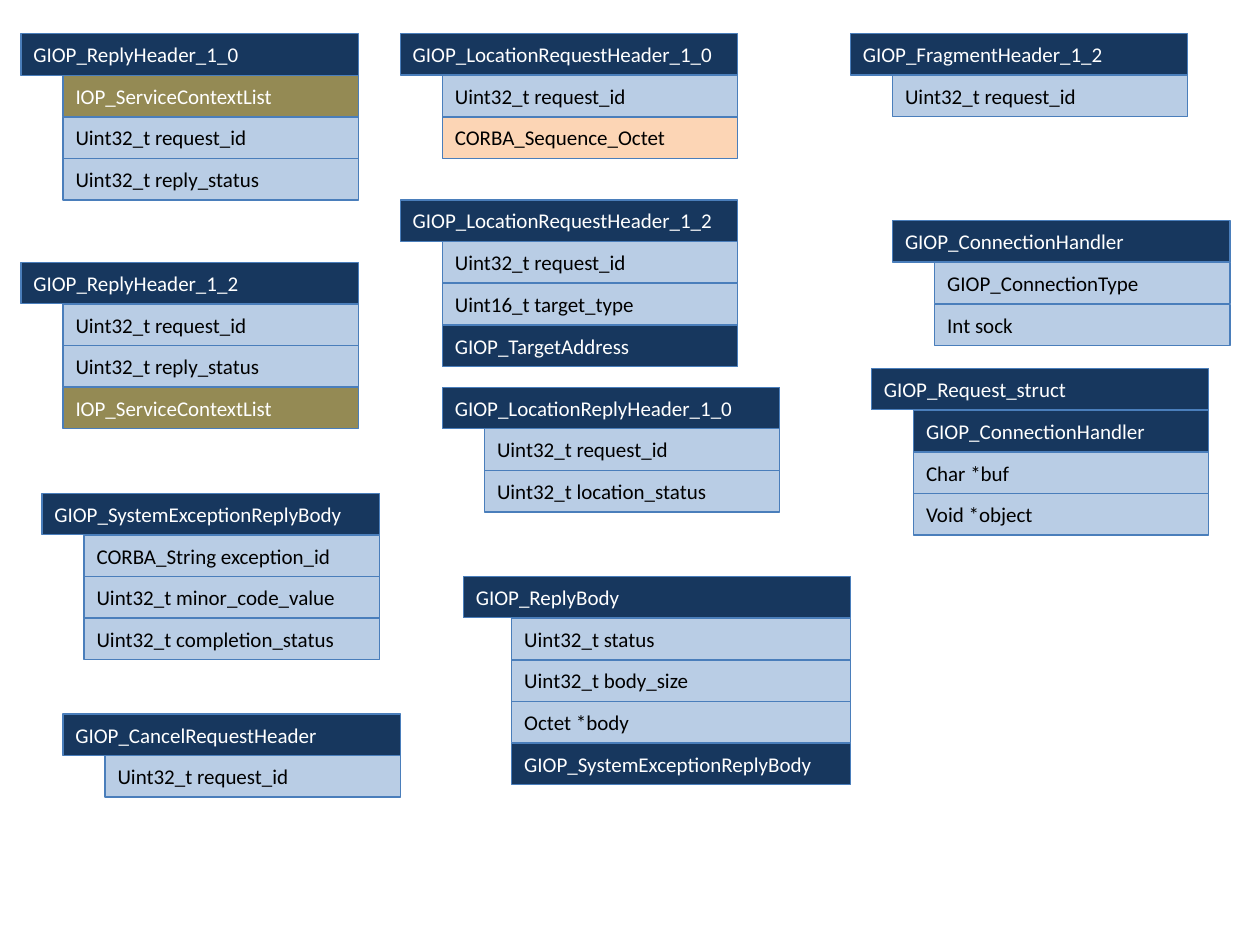
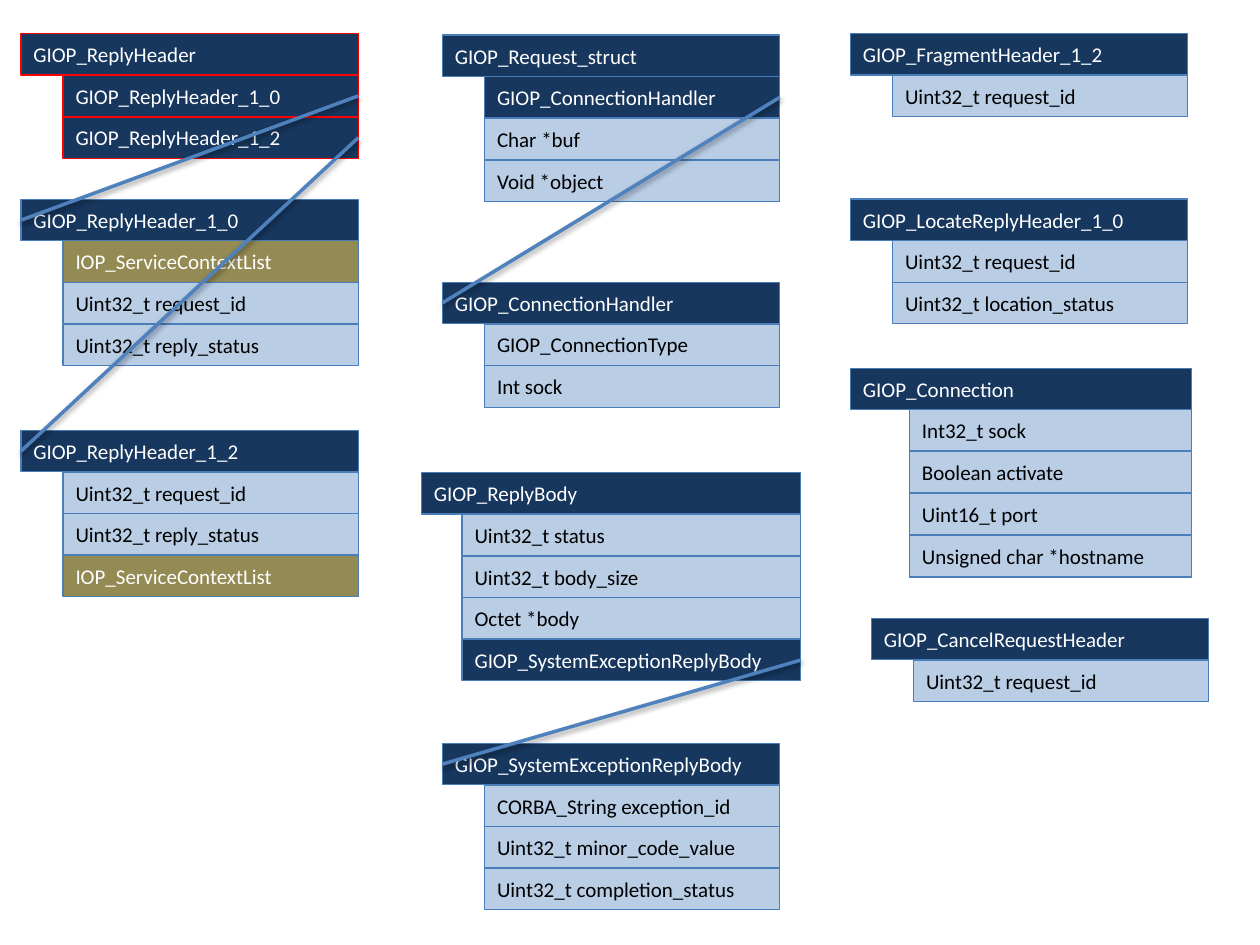
Before and after one commit to haraisao/OpenRTM-aist-C, a slide deck: slide 14 of doc/RtORB-struct-defs2.pptx (slide 11 before the commit). Drawn at 1260x945 pixels with LibreOffice and Linux fonts; fonts in the diff are those of the drawing. Boxes give left, top, right and bottom in pixels: in the first picture for what was removed or moved away, otherwise in the second. Text is boxed around its words. In the diff, an @@ line names an element or a change of style, - is before the commit and + after.

```diff
--- a/doc/RtORB-struct-defs2.pptx
+++ b/doc/RtORB-struct-defs2.pptx
@@ rectangle added at (21, 34, 359, 76), fill #17375E, outline #FF0000 0.75 pt, 12 pt, text #FFFFFF @@
+GIOP_ReplyHeader
@@ rectangle "GIOP_ReplyHeader_1_0": place and size @@
-rectangle "GIOP_ReplyHeader_1_0" at (401, 34, 738, 76)
+rectangle "GIOP_ReplyHeader_1_0" at (63, 76, 358, 117)
@@ rectangle "GIOP_ReplyHeader_1_0" at (63, 76, 358, 117): outline #4B7EBC 0.75 pt to #FF0000 0.75 pt @@
@@ text in rectangle at (76, 89, 281, 108): text changed @@
-GIOP_LocationRequestHeader_1_0
+GIOP_ReplyHeader_1_0
@@ rectangle removed at (442, 76, 737, 117) @@
-Uint32_t request_id
@@ line added from (358, 96) to (21, 220), #4F81BD 2 pt @@
@@ rectangle "GIOP_ReplyHeader_1_2" at (63, 117, 358, 159): outline #4B7EBC 0.75 pt to #FF0000 0.75 pt @@
@@ rectangle "GIOP_ReplyHeader_1_2": place and size @@
-rectangle "GIOP_ReplyHeader_1_2" at (401, 200, 738, 242)
+rectangle "GIOP_ReplyHeader_1_2" at (63, 117, 358, 159)
@@ rectangle removed at (442, 117, 737, 159) @@
-CORBA_Sequence_Octet
@@ line added from (442, 302) to (780, 97), #4F81BD 2 pt @@
@@ line added from (358, 137) to (21, 451), #4F81BD 2 pt @@
@@ text in rectangle at (76, 128, 281, 152): text changed @@
-GIOP_LocationRequestHeader_1_2
+GIOP_ReplyHeader_1_2
@@ 4 rectangles: place and size @@
-4 rectangles at (872, 368, 1210, 536)
+4 rectangles at (442, 35, 780, 202)
@@ rectangle "GIOP_LocateReplyHeader_1_0": place and size @@
-rectangle "GIOP_LocateReplyHeader_1_0" at (442, 387, 780, 428)
+rectangle "GIOP_LocateReplyHeader_1_0" at (850, 199, 1188, 241)
@@ text in rectangle at (863, 213, 1123, 232): text changed @@
-GIOP_LocationReplyHeader_1_0
+GIOP_LocateReplyHeader_1_0
@@ rectangle removed at (442, 242, 737, 284) @@
-Uint32_t request_id
@@ rectangle "Uint32_t request_id": place and size @@
-rectangle "Uint32_t request_id" at (485, 428, 780, 470)
+rectangle "Uint32_t request_id" at (892, 241, 1187, 282)
@@ rectangle removed at (442, 284, 737, 325) @@
-Uint16_t target_type
@@ rectangle "Uint32_t location_status": place and size @@
-rectangle "Uint32_t location_status" at (485, 470, 780, 512)
+rectangle "Uint32_t location_status" at (892, 282, 1187, 324)
@@ 4 rectangles: place and size @@
-4 rectangles at (21, 34, 359, 200)
+4 rectangles at (21, 199, 359, 365)
@@ rectangle removed at (442, 325, 737, 367) @@
-GIOP_TargetAddress
@@ 3 rectangles: place and size @@
-3 rectangles at (892, 220, 1230, 346)
+3 rectangles at (442, 282, 780, 407)
@@ rectangle "GIOP_ReplyBody": place and size @@
-rectangle "GIOP_ReplyBody" at (464, 577, 850, 619)
+rectangle "GIOP_ReplyBody" at (422, 472, 801, 514)
@@ 4 rectangles: place and size @@
-4 rectangles at (21, 262, 359, 428)
+4 rectangles at (21, 431, 359, 597)
@@ group added at (850, 368, 1192, 577): 5 rectangles @@
+GIOP_Connection
+Int32_t sock
+Boolean activate
+Uint16_t port
+Unsigned char *hostname
@@ rectangle "GIOP_CancelRequestHeader": place and size @@
-rectangle "GIOP_CancelRequestHeader" at (63, 714, 401, 756)
+rectangle "GIOP_CancelRequestHeader" at (872, 619, 1210, 660)
@@ 4 rectangles: place and size @@
-4 rectangles at (512, 619, 850, 785)
+4 rectangles at (462, 514, 801, 680)
@@ line added from (801, 660) to (442, 764), #4F81BD 2 pt @@
@@ rectangle "Uint32_t request_id": place and size @@
-rectangle "Uint32_t request_id" at (105, 756, 399, 798)
+rectangle "Uint32_t request_id" at (914, 660, 1208, 702)
@@ 4 rectangles: place and size @@
-4 rectangles at (42, 494, 379, 660)
+4 rectangles at (442, 743, 780, 910)
```
Also in this commit, not shown: 7 other slides changed, 3 slides added, 10 other files.
